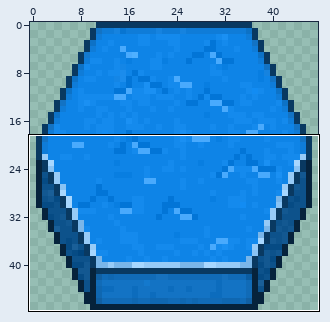
Pixel-art sprite: android/assets/sprites/water_tile.png. The first picture is a wide view before the edit; the outline marks the close-up.
Close-up. The starting point:
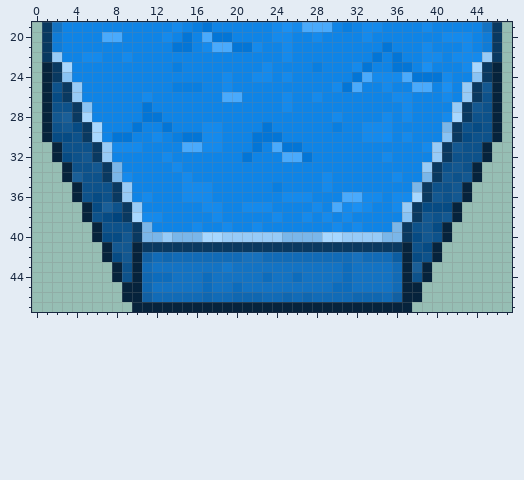
The file is 48x48 pixels. Colours within 5 levels of each other are drawn and written as one. Shown: x 0..47, y 19..47.
The same view after the edit:
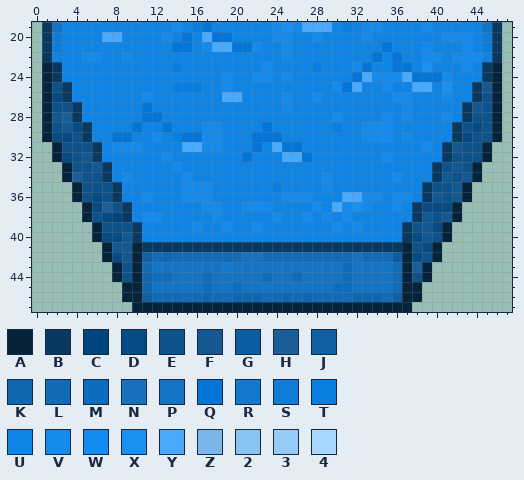
Palette (. is transparent): A #06233c  B #093961  C #00447d  D #064b84  E #0d528b  F #135891  G #0b5da2  H #1a5f98  J #1160a3  K #0f67b1  L #116bb7  M #0c6cbd  N #1771bd  P #1373c4  Q #0275d7  R #1479cd  S #0f7cd8  T #087ee1  U #0e84e7  V #148aed  W #128cf3  X #1a90f3  Y #49aafd  Z #7ab6e9  2 #89c3f4  3 #97cbf7  4 #a7d7ff
Changes in this commit:
Colour U replaces colour 2 in row 24 at x 3 and 44; in row 27 at x 5; in row 30 at x 41; in row 38 at x 37.
Colour U replaces colour 3 in row 22 at x 2 and 45; in rows 25 to 26 at x 4 and 43; in row 27 at x 42; in rows 31 to 32 at x 7 and 40; in row 33 at x 39; in rows 35 to 36 at x 9.
Colour U replaces colour 3 in row 37 at x 10 and 37; in row 40 at x 13, 19 to 24 and 31 to 34.
Colour U replaces colour 4 in row 23 at x 3 and 44; in row 28 at x 5 and 42; in rows 29 to 30 at x 6; in row 36 at x 38; in row 38 at x 10; in row 40 at x 17 to 18 and 29 to 30.
Colour U replaces colour Z in row 29 at x 41; in row 33 at x 8; in row 34 at x 8 and 39; in row 35 at x 38; in row 39 at x 11 and 36; in row 40 at x 11 to 12, 14 to 16, 25 to 28 and 35 to 36.
